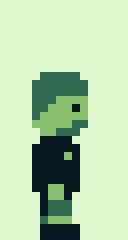
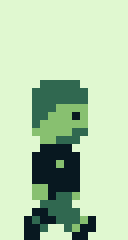
Revision of a layered 128×240 image; what changed, layer by layer:
showed "MEEN copy" over (24, 72, 96, 240)
hid "MEEN" over (24, 72, 96, 240)
